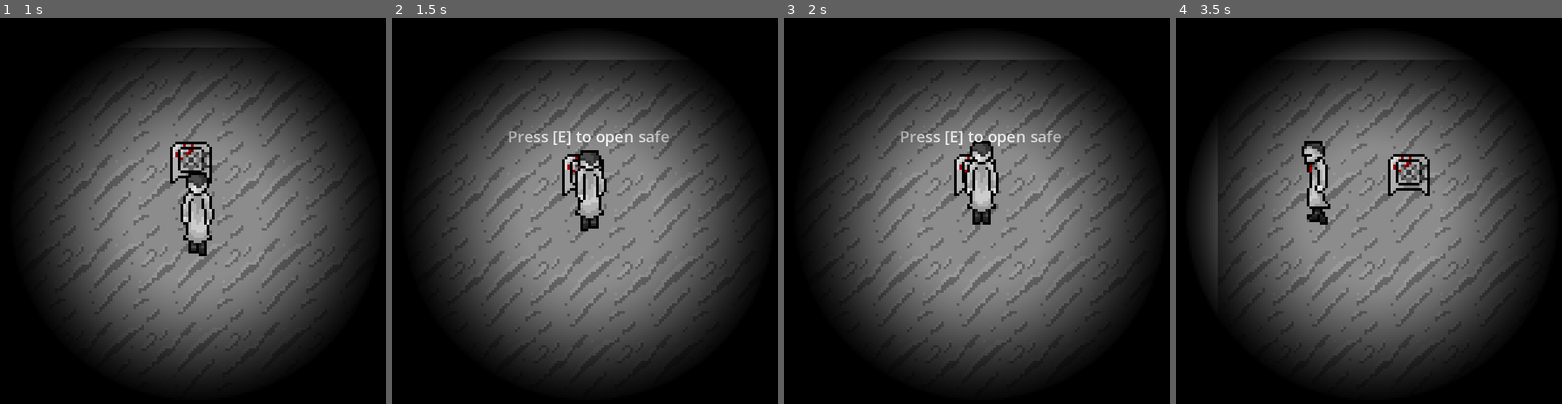
Above: before the commit, frames 1-4 (left to right).
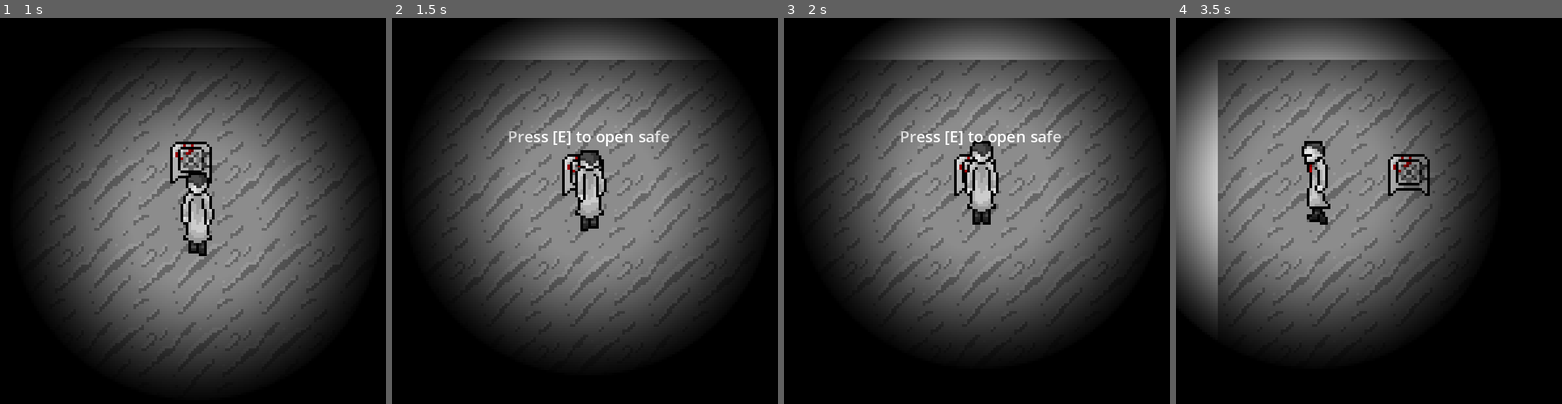
Above: after the commit, the same moments.

Repository: karmelkolo/p-mrok
Game: Godot game, scene res://Scenes/test.tscn
Same seed, same stepped clock (60 frames per second), same inputs: the game is played once before the commit and once after it.
Inputs:
- Up to frame 1 (1 s): tap Enter at 0.5 s; hold Up (ui_up) from 0.53 s (still down); tap E (interact) at 0.6 s
- Up to frame 2 (1.5 s): keep holding Up (ui_up); tap Shift (run) at 1.35 s
- Up to frame 3 (2 s): keep holding Up (ui_up)
- Up to frame 4 (3.5 s): tap E (interact) at 2, 2.1 s; release Up (ui_up) at 2.03 s; hold Left (ui_left) from 2.03 s (still down); tap Shift (run) at 2.85 s

Frame 1 is identical in both runs. In frame 2, 20% of the frame differs, in the area x 21-82%, y 0-95%; in frame 3, 29%; in frame 4, 51%, in the area x 0-95%, y 0-95%.

Commit message:
Nowa ciemność

Diff:
--- a/Prefabs/Characters/Player/Player.tscn
+++ b/Prefabs/Characters/Player/Player.tscn
@@ -1,7 +1,8 @@
-[gd_scene load_steps=28 format=3 uid="uid://dxfvp3i0nxpm2"]
+[gd_scene load_steps=29 format=3 uid="uid://dxfvp3i0nxpm2"]
 
 [ext_resource type="Script" path="res://Scripts/Characters/player.gd" id="1_tc74r"]
 [ext_resource type="SpriteFrames" uid="uid://c1hberdwe7ehs" path="res://Prefabs/Characters/Player/Player_Animation.tres" id="1_tugc6"]
+[ext_resource type="Texture2D" uid="uid://dikpr8h656nyg" path="res://Textures/World/ciemnosc.png" id="3_kydbe"]
 
 [sub_resource type="CapsuleShape2D" id="CapsuleShape2D_20cqy"]
 radius = 5.5
@@ -312,3 +313,20 @@
 anim_player = NodePath("../AnimationPlayer")
 parameters/Standing/blend_position = Vector2(-0.0047695, -0.955752)
 parameters/Walking/blend_position = Vector2(-0.0556439, -0.39823)
+
+[node name="Ciemnosc" type="TextureRect" parent="."]
+unique_name_in_owner = true
+visible = false
+z_index = 10
+anchors_preset = 8
+anchor_left = 0.5
+anchor_top = 0.5
+anchor_right = 0.5
+anchor_bottom = 0.5
+offset_left = -75.0
+offset_top = -75.0
+offset_right = 75.0
+offset_bottom = 75.0
+grow_horizontal = 2
+grow_vertical = 2
+texture = ExtResource("3_kydbe")
--- a/Prefabs/HUD.tscn
+++ b/Prefabs/HUD.tscn
@@ -8,7 +8,8 @@
 script/source = "extends Node
 
 func _ready() -> void:
-	%Ciemnosc.visible = true
+	#%Ciemnosc.visible = true
+	pass
 
 func _on_detector_show_detector() -> void:
 	%Detector.visible = true
--- a/Scripts/Characters/player.gd
+++ b/Scripts/Characters/player.gd
@@ -7,11 +7,16 @@
 
 var carrying: bool = false
 
+func _ready() -> void:
+	%Ciemnosc.visible = true
+
 func _input(event) -> void:
 	if event.is_action_pressed("run"):
 		SPEED = SPEED * 2
 	if event.is_action_released("run"):
 		SPEED = SPEED / 2.0
+	if event.is_action_pressed("ui_cancel"):
+		get_tree().quit(0)
 
 func _physics_process(_delta: float) -> void:
 	var direction_x := Input.get_axis("ui_left", "ui_right")
Binary file changed: Textures/World/ciemnosc.png
Not shown, changed: .gitignore
